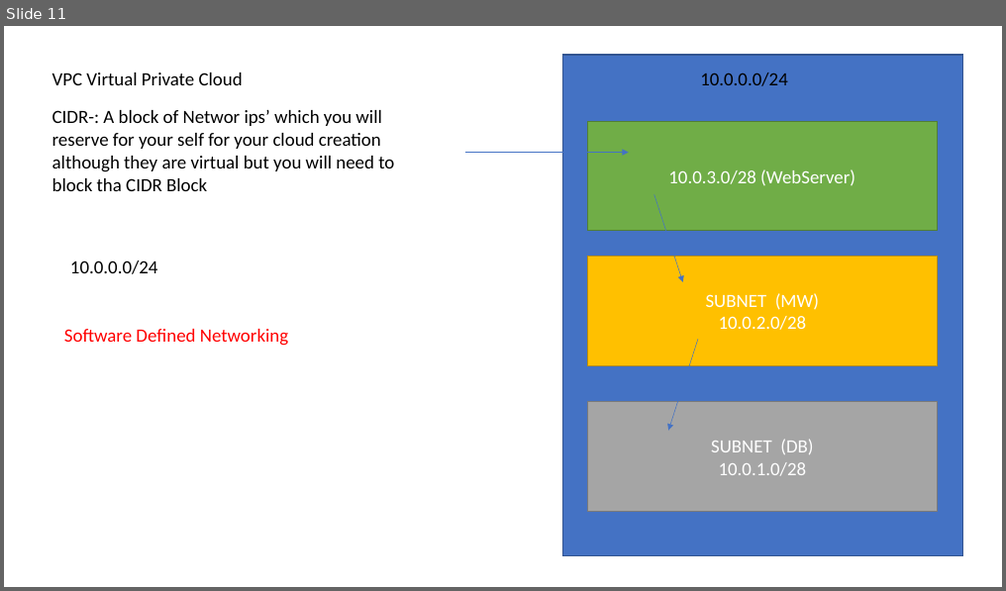
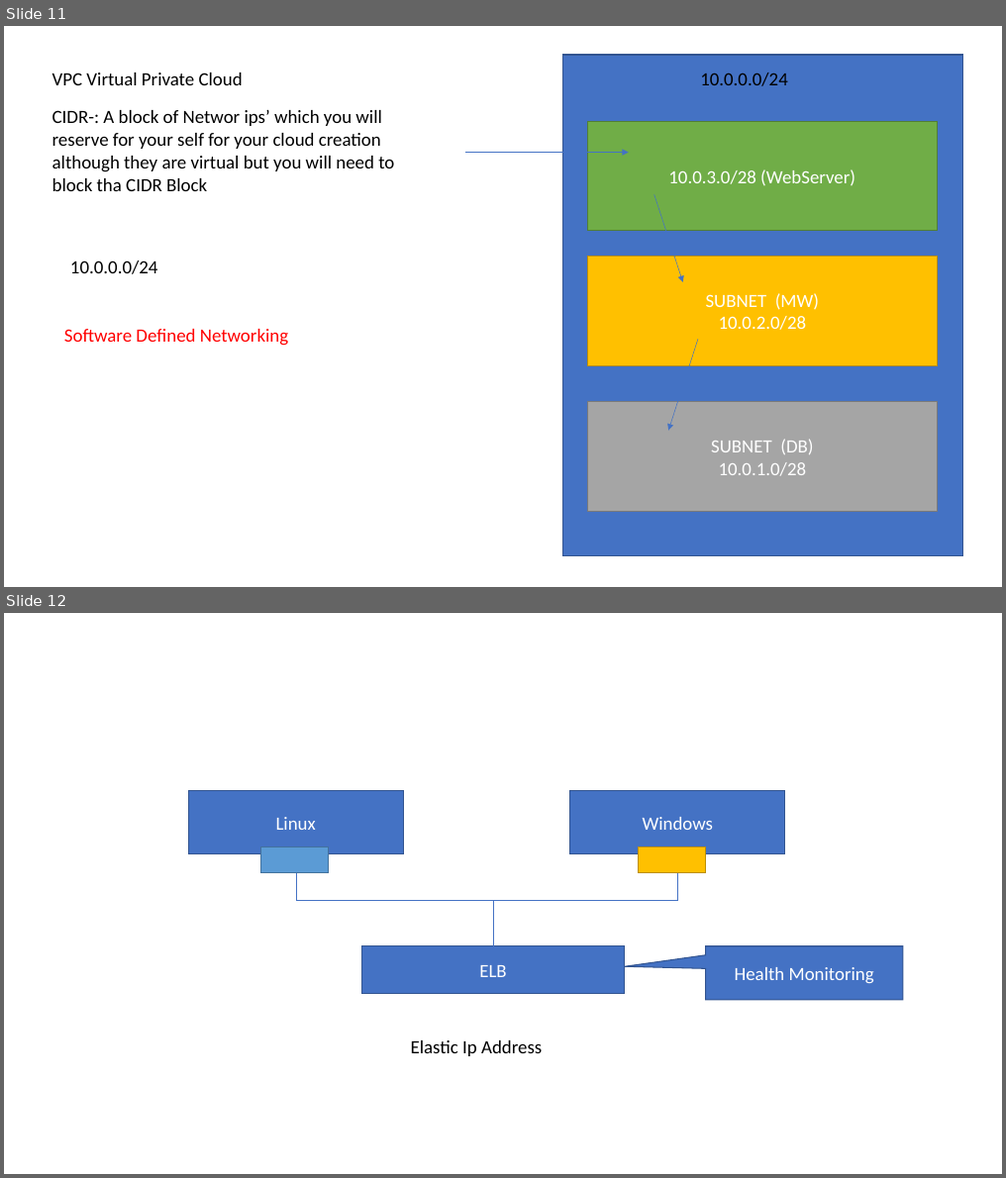
Before and after one commit to nileshdevdas/smcloudbasics, a slide deck: Day-1_BasicCloud.pptx. Shown one above the other, each under a label of ours: slide 11 before the commit, slides 11 and 12 after it. The pictures are 1006x591 and 1006x1178 pixels, drawn with LibreOffice and Linux fonts; fonts in the diff are those of the drawing. Boxes give left, top, right and bottom in pixels: in the first picture for what was removed or moved away, otherwise in the second. Text is boxed around its words. In the diff, an @@ line names an element or a change of style, - is before the commit and + after.

```diff
--- a/Day-1_BasicCloud.pptx
+++ b/Day-1_BasicCloud.pptx
@@ slide 12 added at <box>4,613,1002,1174</box>, background #FFFFFF @@
@@ rectangle added at <box>188,790,403,854</box>, fill #4472C4, outline #325491 1 pt, 18 pt, text #FFFFFF @@
+Linux
@@ rectangle added at <box>570,790,785,854</box>, fill #4472C4, outline #325491 1 pt, 18 pt, text #FFFFFF @@
+Windows
@@ rectangle added at <box>260,848,328,872</box>, fill #5B9BD5, outline #43739E 1 pt @@
@@ rectangle added at <box>638,848,706,872</box>, fill #FFC000, outline #BD8E00 1 pt @@
@@ elbow arrow added from (494, 947) to (296, 854), #4472C4 0.5 pt @@
@@ elbow arrow added from (494, 947) to (678, 854), #4472C4 0.5 pt @@
@@ rectangle added at <box>361,947,626,994</box>, fill #4472C4, outline #325491 1 pt, 18 pt, text #FFFFFF @@
+ELB
@@ speech box added at <box>706,947,903,1000</box>, fill #4472C4, outline #325491 1 pt, 18 pt, text #FFFFFF @@
+Health Monitoring
@@ text added at <box>411,1041,542,1057</box>, 18 pt, text #000000 @@
+Elastic Ip Address
```
Also in this commit, not shown: 5 other slides added.
